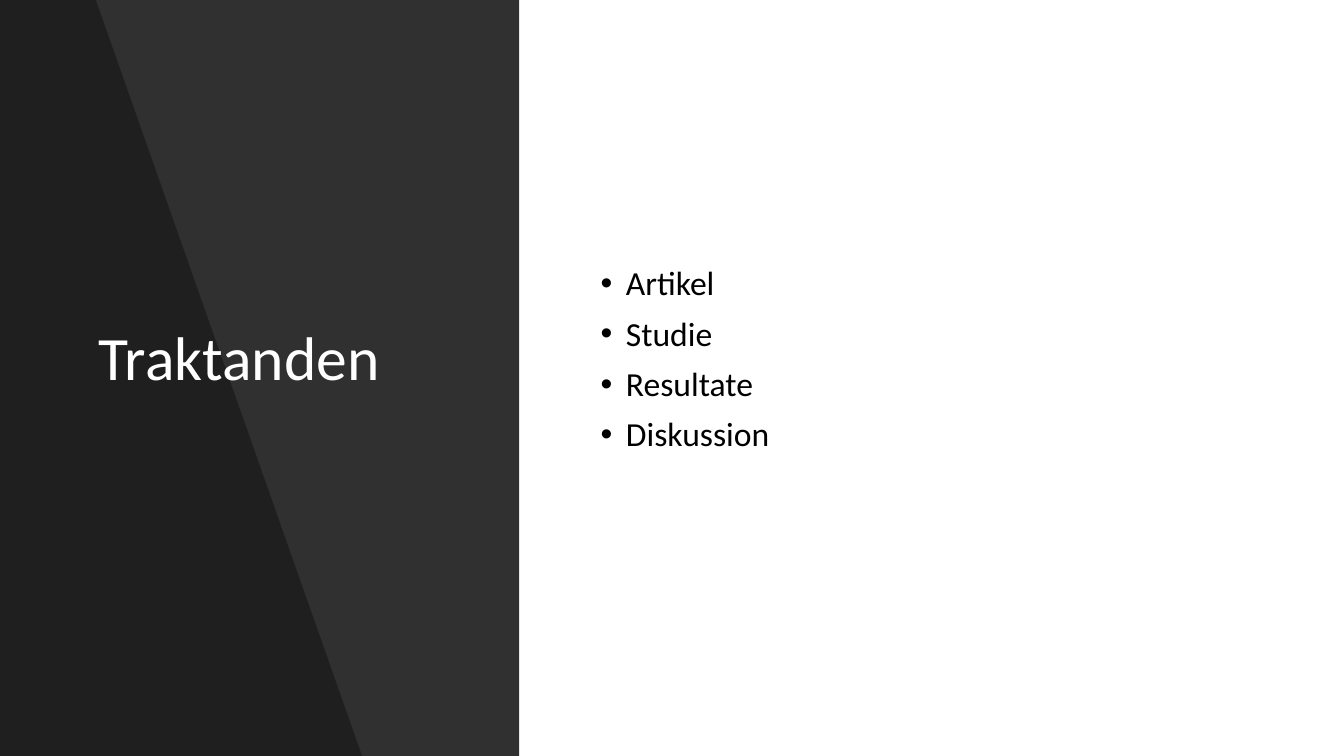
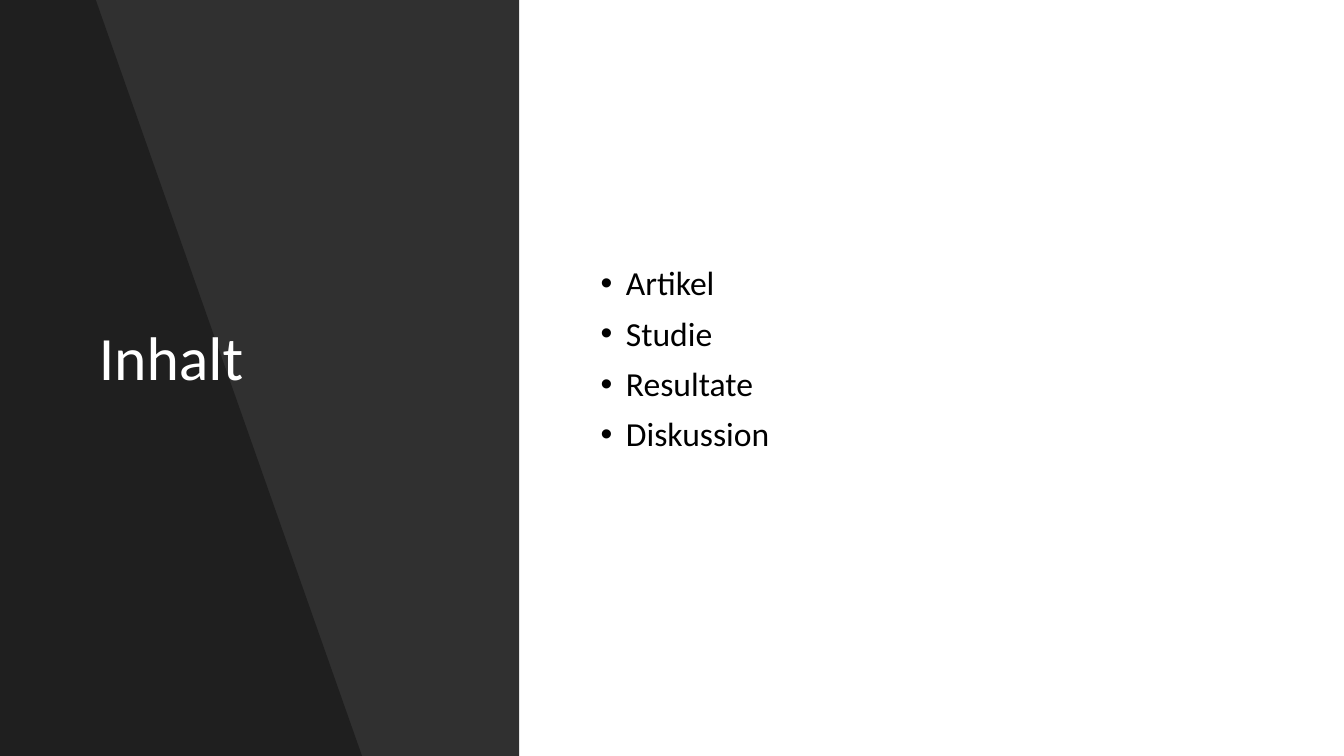
Before and after one commit to buehlpa/ChocolateMilkStudy, a slide deck: slide 2 of pp.pptx. Drawn at 1344x756 pixels with LibreOffice and Linux fonts; fonts in the diff are those of the drawing. Boxes give left, top, right and bottom in pixels: in the first picture for what was removed or moved away, otherwise in the second. Text is boxed around its words. In the diff, an @@ line names an element or a change of style, - is before the commit and + after.

```diff
--- a/pp.pptx
+++ b/pp.pptx
@@ title at (99, 337, 243, 381): text changed @@
-Traktanden
+Inhalt
```
Also in this commit, not shown: 5 other files.
